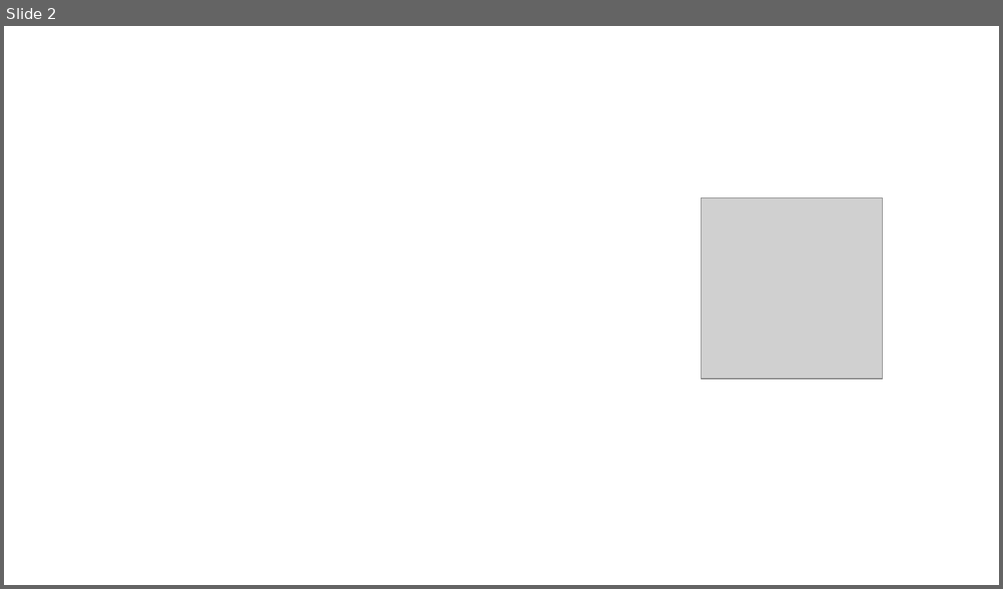
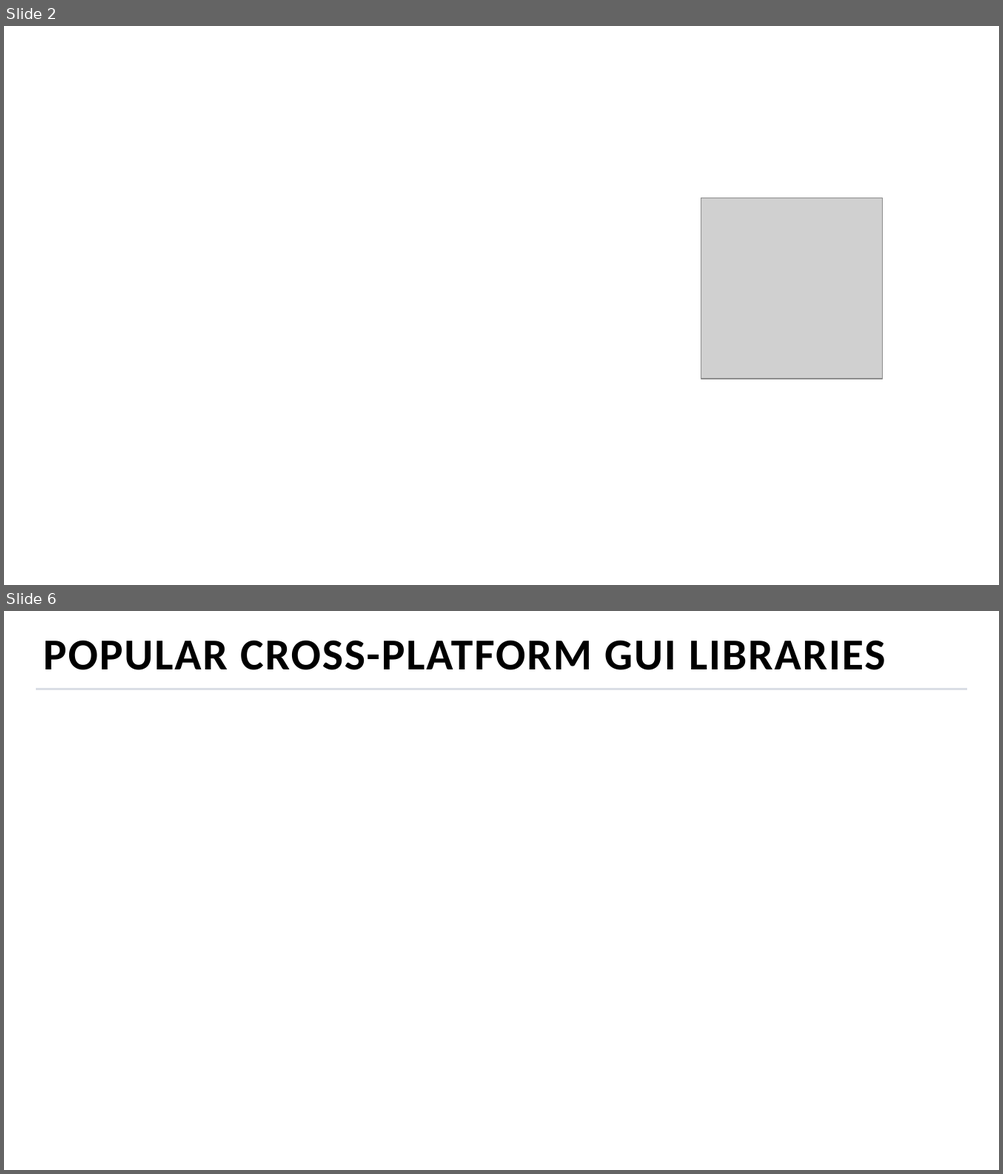
Before and after one commit to MihailRomanov/TechTalks_GUI_in_Net, a slide deck: presentation.pptx. Shown one above the other, each under a label of ours: slide 2 before the commit, slides 2 and 6 after it; the slides between them are not shown. The pictures are 1003x589 and 1003x1174 pixels, drawn with LibreOffice and Linux fonts; fonts in the diff are those of the drawing; grey boxes stand for pictures; background and template pictures are left out. Boxes give left, top, right and bottom in pixels: in the first picture for what was removed or moved away, otherwise in the second. Text is boxed around its words. In the diff, an @@ line names an element or a change of style, - is before the commit and + after.

```diff
--- a/presentation.pptx
+++ b/presentation.pptx
@@ slide 6 added at (x1=4, y1=611, x2=999, y2=1170), background picture (left out) @@
@@ title added at (x1=43, y1=640, x2=885, y2=670), 32 pt, text #000000, bold @@
+POPULAR CROSS-PLATFORM GUI LIBRARIES
@@ line added from (36, 689) to (967, 689), #DADEE5 1.5 pt @@
```
Also in this commit, not shown: 19 other slides added, 10 slides removed.
